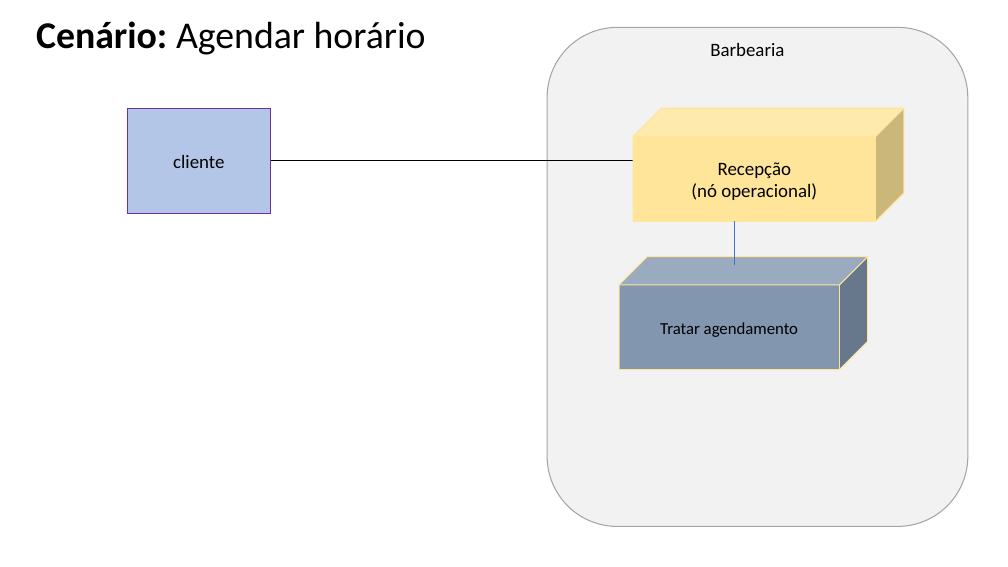
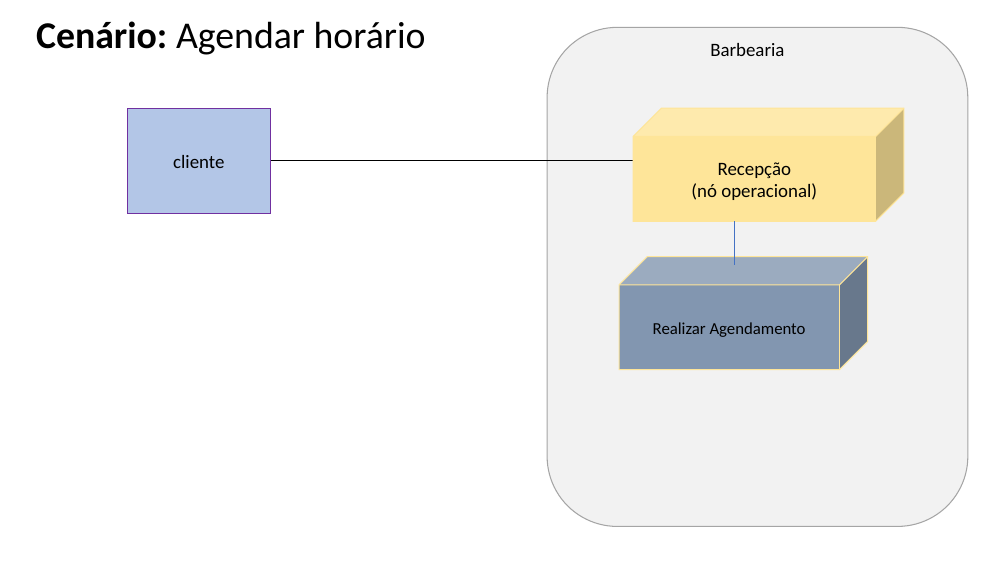
Before and after one commit to Vinicius-Dias-Mota/AC1---Engenharia, a slide deck: slide 3 of 15 - Arquitetura de Negócio para cada Cenário.pptx. Drawn at 1008x567 pixels with LibreOffice and Linux fonts; fonts in the diff are those of the drawing. Boxes give left, top, right and bottom in pixels: in the first picture for what was removed or moved away, otherwise in the second. Text is boxed around its words. In the diff, an @@ line names an element or a change of style, - is before the commit and + after.

```diff
--- a/15 - Arquitetura de Negócio para cada Cenário.pptx
+++ b/15 - Arquitetura de Negócio para cada Cenário.pptx
@@ text in cube at <box>653,322,806,337</box>: text changed @@
-Tratar agendamento
+Realizar Agendamento
```
Also in this commit, not shown: 2 other slides changed, 9 other files.
